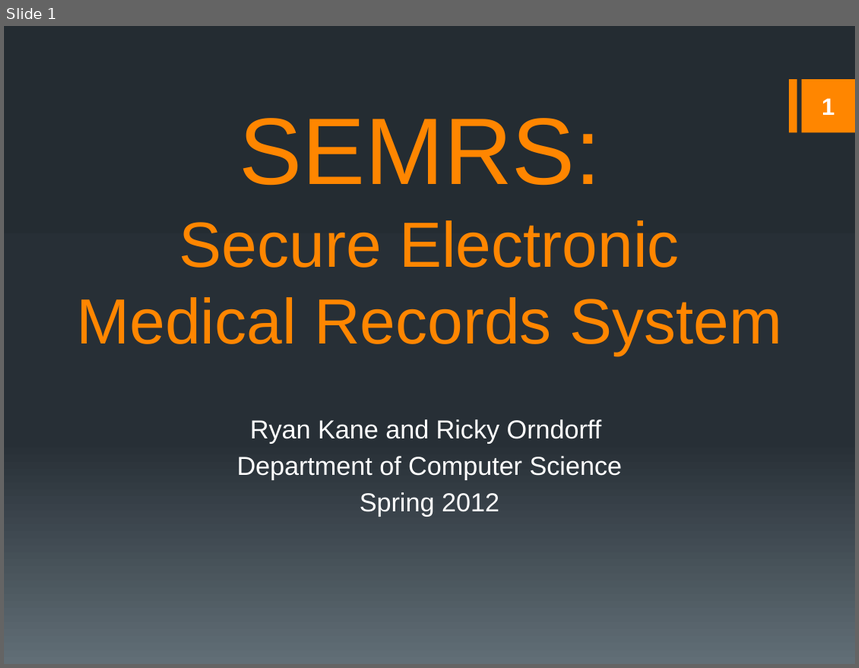
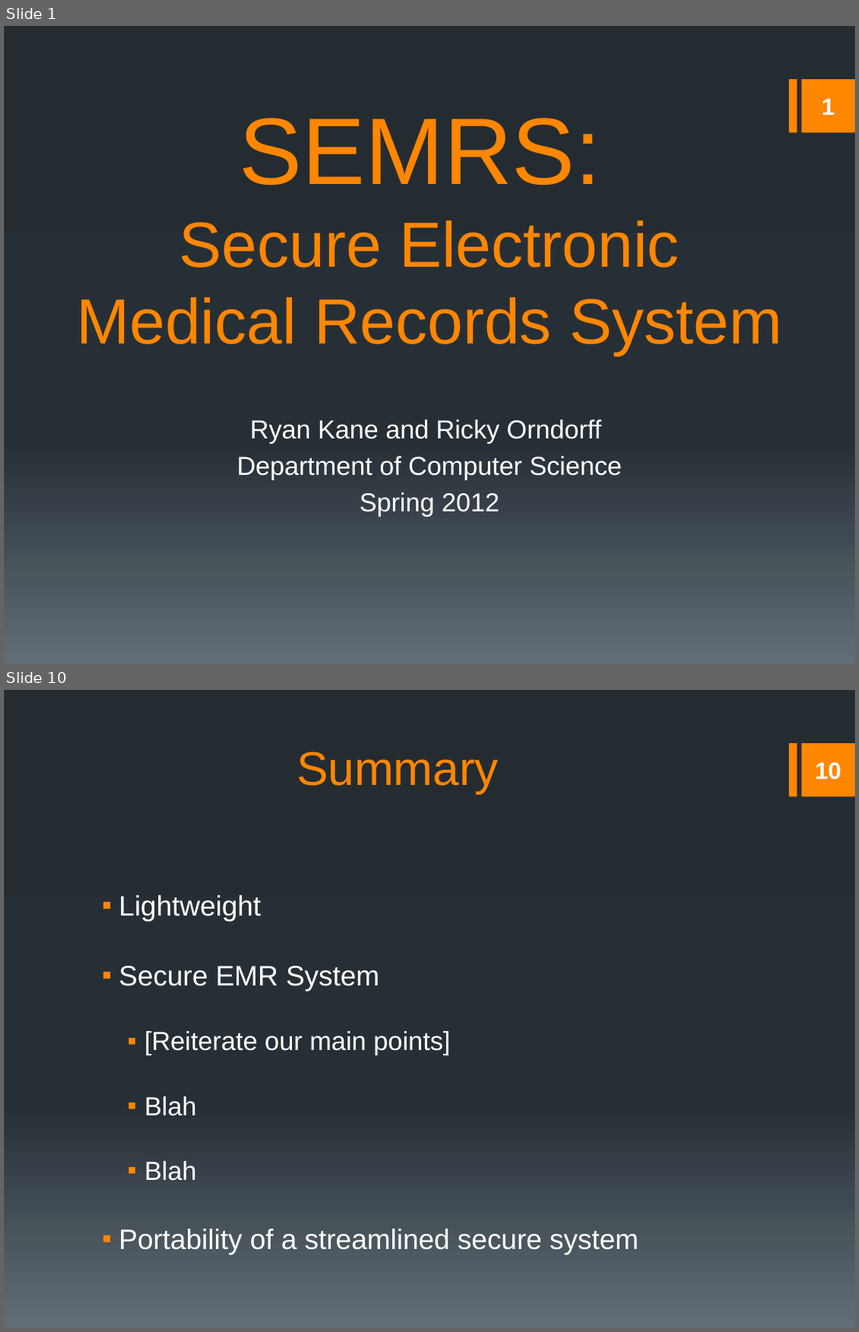
Before and after one commit to rmkane/semrs, a slide deck: Documentation/Final_Presentation.pptx. Shown one above the other, each under a label of ours: slide 1 before the commit, slides 1 and 10 after it; the slides between them are not shown. The pictures are 859x668 and 859x1332 pixels, drawn with LibreOffice and Linux fonts; fonts in the diff are those of the drawing. Boxes give left, top, right and bottom in pixels: in the first picture for what was removed or moved away, otherwise in the second. Text is boxed around its words. In the diff, an @@ line names an element or a change of style, - is before the commit and + after.

```diff
--- a/Documentation/Final_Presentation.pptx
+++ b/Documentation/Final_Presentation.pptx
@@ slide 10 added at <box>4,690,855,1328</box>, background gradient #242C33 to #273037 to #636D76; not listed: 2 template elements that a slide beside it also shows @@
@@ title added at <box>297,752,499,793</box>, 40 pt, text #FF8600 @@
+Summary
@@ page number added at <box>815,762,842,780</box>, 20 pt, text #FFFFFF, bold @@
+10
@@ text added at <box>119,895,639,1255</box>, 23.8 pt, text #FFFFFF @@
+▪ Lightweight
+▪ Secure EMR System
+  ▪ [Reiterate our main points]
+  ▪ Blah
+  ▪ Blah
+▪ Portability of a streamlined secure system
```
Also in this commit, not shown: 8 slides changed, 1 other slide added, 1 other file.
